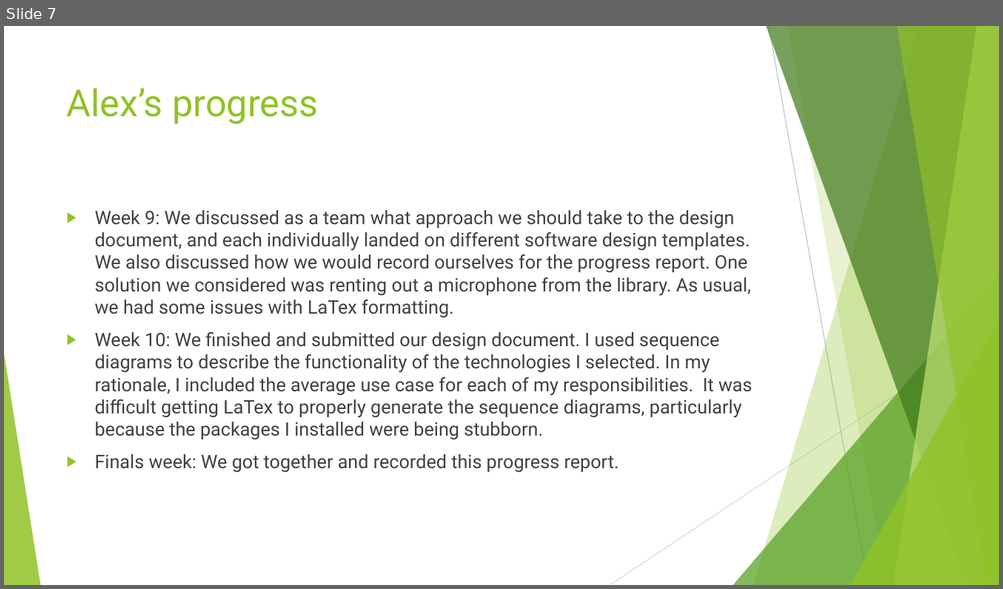
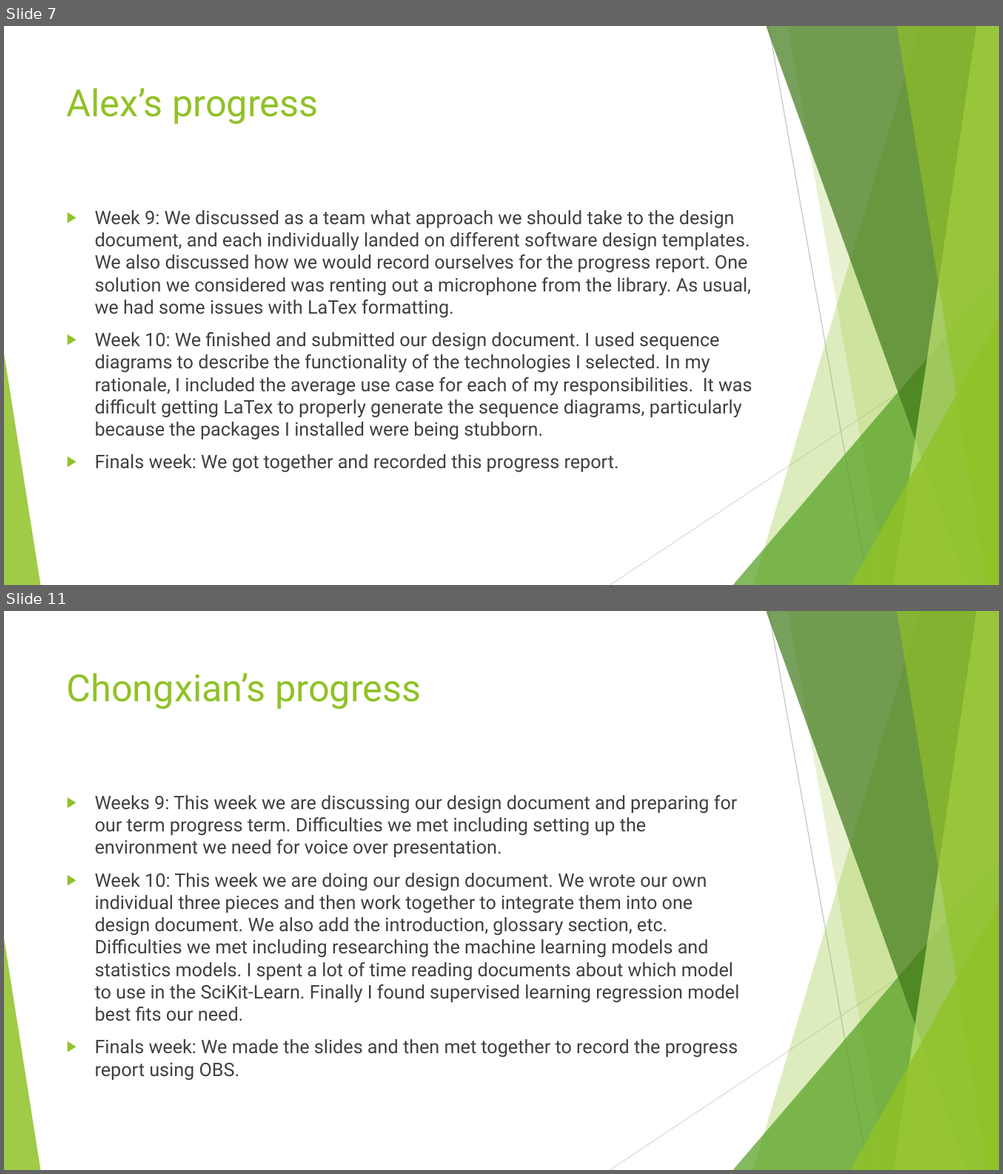
Before and after one commit to AlexDCraig/senior-capstone-project, a slide deck: progressreport/progressreport.pptx. Shown one above the other, each under a label of ours: slide 7 before the commit, slides 7 and 11 after it; the slides between them are not shown. The pictures are 1003x589 and 1003x1174 pixels, drawn with LibreOffice and Linux fonts; fonts in the diff are those of the drawing. Boxes give left, top, right and bottom in pixels: in the first picture for what was removed or moved away, otherwise in the second. Text is boxed around its words. In the diff, an @@ line names an element or a change of style, - is before the commit and + after.

```diff
--- a/progressreport/progressreport.pptx
+++ b/progressreport/progressreport.pptx
@@ slide 11 added at box(4, 611, 999, 1170), background #FFFFFF; not listed: 10 template elements that a slide beside it also shows @@
@@ title added at box(67, 673, 421, 709), 36 pt, text #90C226 @@
+Chongxian’s progress
@@ text added at box(95, 795, 739, 1081), 18 pt, text #404040 @@
+▶ Weeks 9: This week we are discussing our design document and preparing for our term progress term. Difficulties we met including setting up the environment we need for voice over presentation.
+▶ Week 10: This week we are doing our design document. We wrote our own individual three pieces and then work together to integrate them into one design document. We also add the introduction, glossary section, etc. Difficulties we met including researching the machine learning models and statistics models. I spent a lot of time reading documents about which model to use in the SciKit-Learn. Finally I found supervised learning regression model best fits our need.
+▶ Finals week: We made the slides and then met together to record the progress report using OBS.
```
Also in this commit, not shown: 1 slide changed, 7 other slides added, 1 other file.
